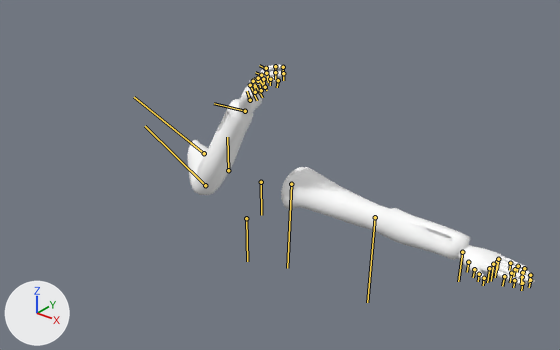
The FBX model Assets/Art/Models/Arms_Ani_MenuOpenClose.fbx: old version first, new version second.
The view is the same before and after, from a 50 mm lens placed at (0.107, -0.1218, 0.1918), pointed at (0.023, -0.0167, 0.1267). The axes (+X, +Y, +Z) are drawn at lower left. The lights are the same throughout. Both versions are drawn at frame 69 of the action 'Take 001'; the numbers are the values there. The bones that bend it are drawn over the model as lines.
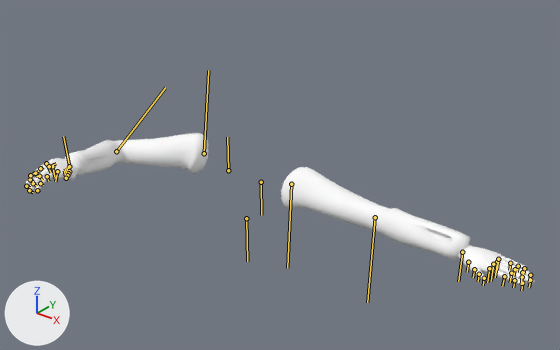
Commit message: Updated arm animations

What differs and where, as boxes (x1, y1, x2, y2) in the pictures (560 x 350 px):
```json
{"object": "Plane003", "change": "posed", "before": [187, 65, 534, 285], "after": [25, 133, 534, 285], "on screen": "47% wider, 31% shorter"}
{"bone": "Character1_RightArm", "before": "(204, 153) to (134, 97)", "after": "(204, 153) to (208, 70)"}
{"bone": "Character1_RightHandThumb1", "before": "(255, 86) to (251, 83)", "after": "(69, 171) to (68, 166)"}
```

Scene script edits in JSON lines:
```json
{"block": "bone_character1_rightarm", "where": "bone_character1_rightarm = bpy.data.objects['Armature'].pose.bones['Character1_RightArm']  # child of 'Character1_RightShoulder'"}
{"op": "set", "path": "bone_character1_rightarm.rotation_quaternion", "old": "(0.326, -0.229, 0.84, 0.368)", "new": "(0.934, 0.034, 0.354, -0.037)", "note": "degrees (-42, 134, 12) -> degrees (3, 42, -3)"}
{"block": "bone_character1_righthandthumb1", "where": "bone_character1_righthandthumb1 = bpy.data.objects['Armature'].pose.bones['Character1_RightHandThumb1']  # child of 'Character1_RightHand'"}
{"op": "set", "path": "bone_character1_righthandthumb1.location", "old": "(-0.13, 0.11, -0.16)", "new": "(0.02, 0.23, -0.03)"}
{"op": "set", "path": "bone_character1_righthandthumb1.rotation_quaternion", "old": "(0.985, -0.126, -0.116, 0.022)", "new": "(0.985, -0.171, 0.007, -0.023)", "note": "degrees (-15, -13, 4) -> degrees (-20, 0, -3)"}
```
